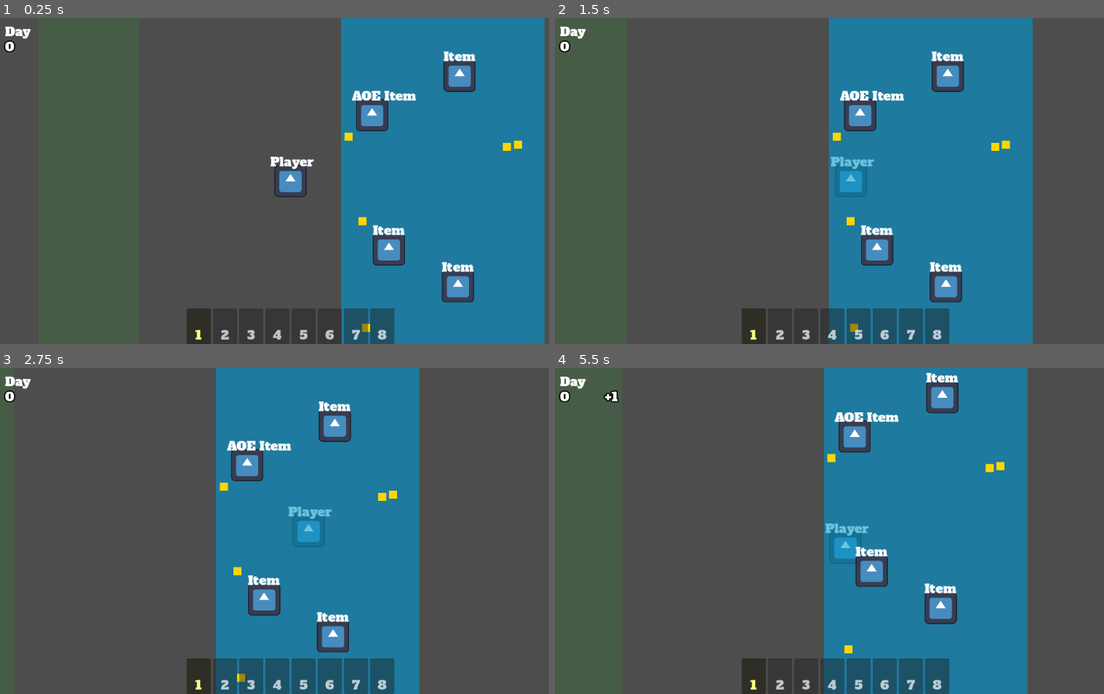
Above: before the commit, frames 1-4 (two rows, left to right).
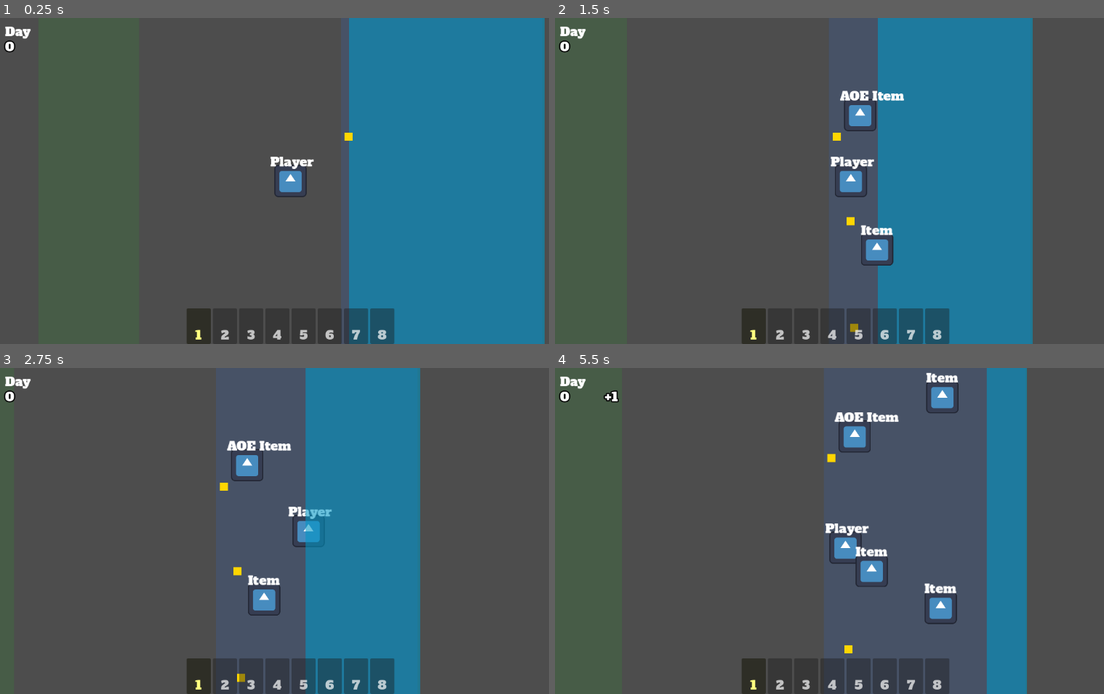
Above: after the commit, the same moments.

Repository: poga/dark-sea
Game: Godot game, scene res://scenes/game/main.tscn
The game is run twice, just before and just after one commit, with the same random seed, the same clock (stepped at 60 frames per second) and the same inputs. The project has no main scene, so this scene is started directly. The engine's default icon, where the game draws it, is replaced by a stand-in: a white triangle on a blue panel in a dark square.
Inputs (mouse positions are in pixels of both pictures, inside the frame that each line leads up to):
- Up to frame 1 (0.25 s): no input
- Up to frame 2 (1.5 s): tap Enter at 0.5 s; move the mouse to (972, 164) at 0.52 s; hold D (move_right) 0.53-1.25 s; hold Q (drop) 0.53-1.25 s; click (972, 164) at 0.67 s; drag from (730, 197) to (593, 181) at 1.27 s
- Up to frame 3 (2.75 s): move the mouse to (345, 459) at 2.02 s; hold D (move_right) from 2.03 s (still down); tap Alt at 2.1 s
- Up to frame 4 (5.5 s): release D (move_right) at 2.75 s; drag from (818, 596) to (867, 531) at 2.77 s; move the mouse to (1021, 579) at 3.52 s; hold A (move_left) 3.53-4.25 s; hold Q (drop) 3.53-4.25 s; drag from (670, 482) to (906, 531) at 4.27 s; move the mouse to (873, 531) at 5.02 s; hold S (move_down) from 5.03 s (still down); tap Alt at 5.1 s; click (873, 531) at 5.17 s

The runs differ from the first frame. In frame 1, 4.5% of the frame differs, in the area x 62-96%, y 0-100%; in frame 2, 9.1%; in frame 3, 16%; in frame 4, 27%, in the area x 49-87%, y 0-100%.

Commit message:
feat(scene): wire tide script and paths in main scene (SCA-31)
Co-Authored-By: Claude Opus 4.6 <noreply@anthropic.com>

Diff:
--- a/scenes/game/main.tscn
+++ b/scenes/game/main.tscn
@@ -11,6 +11,7 @@
 [ext_resource type="Script" uid="uid://j58uel4a1cnw" path="res://scenes/game/gold_label.gd" id="12"]
 [ext_resource type="PackedScene" uid="uid://bxe2yr7j7bayj" path="res://scenes/components/NumberLabel/NumberLabel.tscn" id="13"]
 [ext_resource type="PackedScene" path="res://scenes/ui/toolbar.tscn" id="14"]
+[ext_resource type="Script" path="res://scenes/game/tide.gd" id="15"]
 
 [sub_resource type="RectangleShape2D" id="RectangleShape2D_1"]
 size = Vector2(400, 600)
@@ -40,11 +41,13 @@
 script = ExtResource("9")
 spawn_area_path = NodePath("../ItemSpawnArea")
 sea_zone_path = NodePath("../Zones/SeaZone")
+tide_path = NodePath("../Tide")
 
 [node name="GoldSpawner" type="Node2D" parent="." unique_id=2013063953]
 script = ExtResource("11")
 spawn_area_path = NodePath("../ItemSpawnArea")
 sea_zone_path = NodePath("../Zones/SeaZone")
+tide_path = NodePath("../Tide")
 
 [node name="MonsterSpawner" type="Node2D" parent="." unique_id=629940896]
 script = ExtResource("6")
@@ -75,3 +78,4 @@
 offset_right = 504.0
 offset_bottom = 393.0
 color = Color(0, 0.5921569, 0.7764706, 0.5803922)
+script = ExtResource("15")
